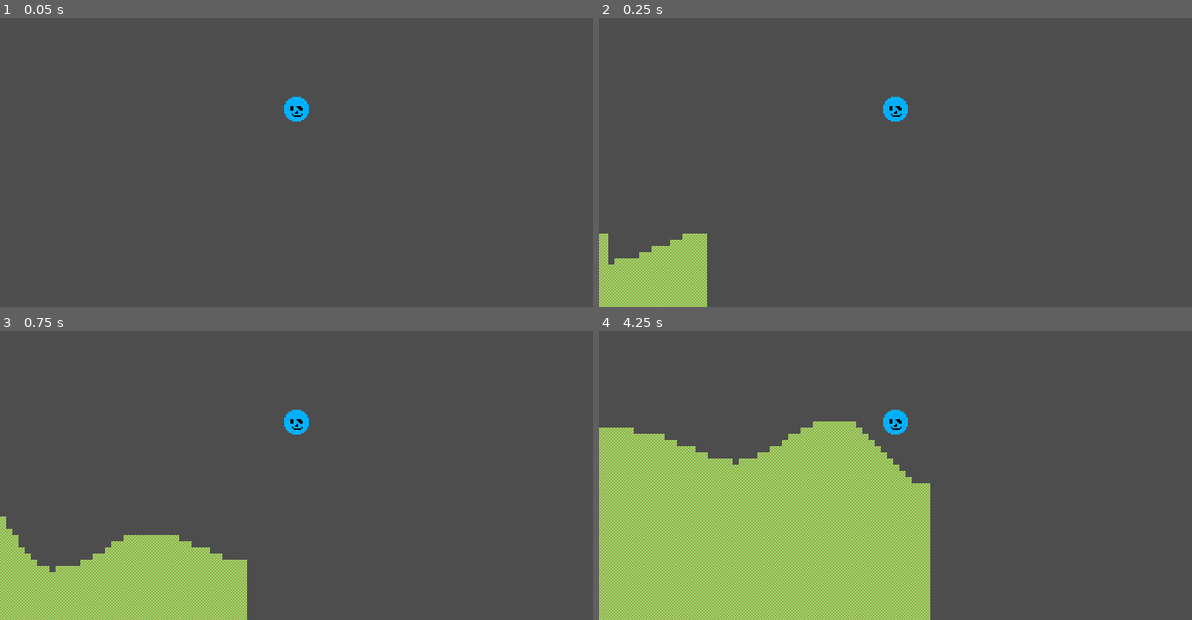
Above: before the commit, frames 1-4 (two rows, left to right).
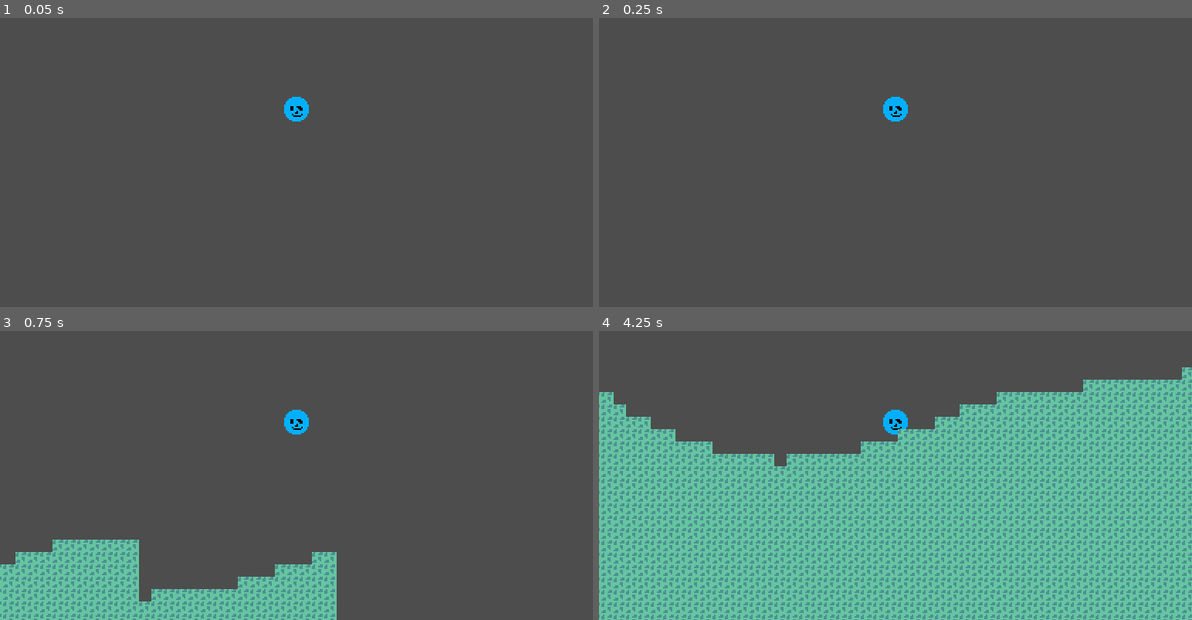
Above: after the commit, the same moments.

Repository: LordOfCheese1/sandbox_project
Game: Godot game, scene res://scenes/world.tscn
The game is run twice, just before and just after one commit, with the same random seed, the same clock (stepped at 60 frames per second) and the same inputs.
Inputs (mouse positions are in pixels of both pictures, inside the frame that each line leads up to):
- Up to frame 1 (0.05 s): no input
- Up to frame 2 (0.25 s): no input
- Up to frame 3 (0.75 s): move the mouse to (426, 403) at 0.52 s; hold D (right) from 0.53 s (still down); hold Right mouse button (test) from 0.53 s (still down)
- Up to frame 4 (4.25 s): tap Space (jump) at 0.77, 1.52, 3.02, 3.5, 3.77 s; move the mouse to (776, 440) at 1.27 s; release Right mouse button (test) at 1.28 s; right-click (776, 440) at 1.35 s; move the mouse to (954, 333) at 2.02 s; release D (right) at 2.03 s; hold A (left) 2.03-2.78 s; hold Right mouse button (test) 2.03-2.78 s; tap Enter at 2.75 s; move the mouse to (865, 501) at 2.77 s; hold D (right) from 2.78 s (still down); right-click (865, 501) at 2.85 s; move the mouse to (1073, 481) at 3.52 s; hold Right mouse button (test) from 3.53 s (still down)

Frame 1 is identical in both runs. In frame 2, 3.9% of the frame differs, in the area x 0-19%, y 74-100%; in frame 3, 14%; in frame 4, 71%, in the area x 0-100%, y 12-100%.

Commit message:
New parameters, tile size went from 4 to 8, got rid of flatlands

Diff:
--- a/prefabs/characters/player.tscn
+++ b/prefabs/characters/player.tscn
@@ -14,3 +14,5 @@
 
 [node name="CollisionShape2D" type="CollisionShape2D" parent="."]
 shape = SubResource("CircleShape2D_pevvy")
+
+[node name="Camera2D" type="Camera2D" parent="."]
--- a/prefabs/world/world_tiles.tscn
+++ b/prefabs/world/world_tiles.tscn
@@ -5,31 +5,31 @@
 
 [sub_resource type="TileSetAtlasSource" id="TileSetAtlasSource_p1ksy"]
 texture = ExtResource("1_4mylr")
-texture_region_size = Vector2i(4, 4)
+texture_region_size = Vector2i(8, 8)
 0:0/0 = 0
 0:0/0/physics_layer_0/linear_velocity = Vector2(0, 0)
 0:0/0/physics_layer_0/angular_velocity = 0.0
-0:0/0/physics_layer_0/polygon_0/points = PackedVector2Array(-2, -2, 2, -2, 2, 2, -2, 2)
+0:0/0/physics_layer_0/polygon_0/points = PackedVector2Array(-4, -4, 4, -4, 4, 4, -4, 4)
 1:0/0 = 0
 1:0/0/physics_layer_0/linear_velocity = Vector2(0, 0)
 1:0/0/physics_layer_0/angular_velocity = 0.0
-1:0/0/physics_layer_0/polygon_0/points = PackedVector2Array(-2, -2, 2, -2, 2, 2, -2, 2)
+1:0/0/physics_layer_0/polygon_0/points = PackedVector2Array(-4, -4, 4, -4, 4, 4, -4, 4)
+0:1/0 = 0
+0:1/0/physics_layer_0/linear_velocity = Vector2(0, 0)
+0:1/0/physics_layer_0/angular_velocity = 0.0
+0:1/0/physics_layer_0/polygon_0/points = PackedVector2Array(-4, -4, 4, -4, 4, 4, -4, 4)
 1:1/0 = 0
 1:1/0/physics_layer_0/linear_velocity = Vector2(0, 0)
 1:1/0/physics_layer_0/angular_velocity = 0.0
-1:1/0/physics_layer_0/polygon_0/points = PackedVector2Array(-2, -2, 2, -2, 2, 2, -2, 2)
-0:1/0 = 0
-0:1/0/physics_layer_0/linear_velocity = Vector2(0, 0)
-0:1/0/physics_layer_0/angular_velocity = 0.0
-0:1/0/physics_layer_0/polygon_0/points = PackedVector2Array(-2, -2, 2, -2, 2, 2, -2, 2)
+1:1/0/physics_layer_0/polygon_0/points = PackedVector2Array(-4, -4, 4, -4, 4, 4, -4, 4)
 
 [sub_resource type="TileSet" id="TileSet_agt46"]
-tile_size = Vector2i(4, 4)
+tile_size = Vector2i(8, 8)
 physics_layer_0/collision_layer = 1
 sources/0 = SubResource("TileSetAtlasSource_p1ksy")
 
 [node name="world_tiles" type="TileMap"]
 tile_set = SubResource("TileSet_agt46")
-cell_quadrant_size = 4
+cell_quadrant_size = 8
 format = 2
 script = ExtResource("2_xs2wk")
--- a/project.godot
+++ b/project.godot
@@ -18,6 +18,7 @@
 [autoload]
 
 Globals="*res://prefabs/autoloads/globals.tscn"
+Sandmath="*res://prefabs/autoloads/sandmath.tscn"
 
 [display]
 
--- a/scenes/world.tscn
+++ b/scenes/world.tscn
@@ -6,8 +6,5 @@
 [node name="world" type="Node2D"]
 
 [node name="player" parent="." instance=ExtResource("2_0ux05")]
-position = Vector2(186, 15)
-
-[node name="Camera2D" type="Camera2D" parent="player"]
 
 [node name="world_tiles" parent="." instance=ExtResource("1_opf06")]
--- a/scripts/autoloads/sandmath.gd
+++ b/scripts/autoloads/sandmath.gd
@@ -1 +1,23 @@
 extends Node2D
+
+
+func biased_randi_range(from : int, to : int, bias_towards : int, bias_intensity = 0, number_seed = 0):
+	seed(number_seed)
+	var current_closest_result = randi_range(from, to)
+	for i in bias_intensity:
+		seed(number_seed + (i + 1))
+		var new_result = randi_range(from, to)
+		if abs(new_result - bias_towards) < (current_closest_result - bias_towards):
+			current_closest_result = new_result
+	return current_closest_result
+
+
+func biased_randf_range(from : float, to : float, bias_towards : float, bias_intensity = 0, number_seed = 0):
+	seed(number_seed)
+	var current_closest_result = randf_range(from, to)
+	for i in bias_intensity:
+		seed(number_seed + (i + 1))
+		var new_result = randf_range(from, to)
+		if abs(new_result - bias_towards) < (current_closest_result - bias_towards):
+			current_closest_result = new_result
+	return current_closest_result
--- a/scripts/world/world_tiles.gd
+++ b/scripts/world/world_tiles.gd
@@ -1,12 +1,12 @@
 extends TileMap
 
 const SURFACE_HEIGHT = 36
-const CURVE_POINT_DISTANCE = 16
+const CURVE_POINT_DISTANCE = 24
 const CHUNK_SIZE = 16
 const MAX_ACTIVE_CHUNKS = 8 # This squared is the final amount of chunks
+const TILE_SIZE = 8
 
 var chunk_queue = []
-var world_seed = 1
 var active_chunks = [] # this uses the chunk origin, so top left, a chunk is 16*16 tiles or 64*64 pixels
 var deletion_queue = []
 
@@ -15,7 +15,7 @@
 	clear()
 
 
-func _physics_process(delta):
+func _process(_delta):
 	generate_based_on_playerpos()
 
 	var temp_removed_chunk_amt = 0
@@ -23,7 +23,7 @@
 	for i in len(active_chunks):
 		var chunk = active_chunks[i - temp_removed_chunk_amt]
 		# check if distance to player is higher than max active chunks
-		if abs(chunk.x - Globals.player_pos.x) + abs(chunk.y - Globals.player_pos.y) > CHUNK_SIZE * MAX_ACTIVE_CHUNKS * 4:
+		if abs(chunk.x - Globals.player_pos.x) + abs(chunk.y - Globals.player_pos.y) > CHUNK_SIZE * MAX_ACTIVE_CHUNKS * TILE_SIZE:
 			# queue chunk for deletion and remove from active chunks, temp_removed_chunk_amt exists to not reference nonexistent indexes
 			queue_chunk_deletion(active_chunks[i- temp_removed_chunk_amt])
 			active_chunks.remove_at(i - temp_removed_chunk_amt)
@@ -51,15 +51,15 @@
 func generate_chunk_by_pos(pos : Vector2):
 	for x in range(CHUNK_SIZE):
 		for y in range(CHUNK_SIZE):
-			var real_pos = Vector2(pos.x / 4 + x, pos.y / 4 + y)
+			var real_pos = Vector2(pos.x / TILE_SIZE + x, pos.y / TILE_SIZE + y)
 			if real_pos.y > get_curve_surface(real_pos):
-				set_cell(0, Vector2(real_pos.x, real_pos.y), 0, Vector2(0, 0), 0)
+				set_cell(0, Vector2(real_pos.x, real_pos.y), 0, Vector2(0, 1), 0)
 
 
 func clear_chunk_by_pos(pos : Vector2):
 	for x in range(CHUNK_SIZE):
 		for y in range(CHUNK_SIZE):
-			var real_pos = Vector2(pos.x / 4 + x, pos.y / 4 + y)
+			var real_pos = Vector2(pos.x / TILE_SIZE + x, pos.y / TILE_SIZE + y)
 			set_cell(0, real_pos, -1, Vector2(-1, -1), -1)
 
 
@@ -80,8 +80,7 @@
 
 
 func generate_y_height_for_x(x : float):
-	seed(clamp(x, -(2**16), 2**16) + world_seed)
-	return randi_range(SURFACE_HEIGHT - 10, SURFACE_HEIGHT + 10)
+	return Sandmath.biased_randi_range(SURFACE_HEIGHT - 20, SURFACE_HEIGHT + 20, 0, 4, x + Globals.world_seed)
 
 
 func cerp(a, b, transition_value : float): # transition value ranges from 0 to 1
@@ -90,11 +89,11 @@
 
 
 func generate_based_on_playerpos():
-	var current_centre = Vector2(snapped(Globals.player_pos.x, CHUNK_SIZE * 4), snapped(Globals.player_pos.y, CHUNK_SIZE * 4)) # snapped to 64 because 16(chunk size) * 4(tile size)
+	var current_centre = Vector2(snapped(Globals.player_pos.x, CHUNK_SIZE * TILE_SIZE), snapped(Globals.player_pos.y, CHUNK_SIZE * TILE_SIZE)) # snapped to 64 because 16(chunk size) * 4(tile size)
 	# go through all possible chunk positions around the player pos
 	for x in MAX_ACTIVE_CHUNKS:
 		for y in MAX_ACTIVE_CHUNKS:
-			var chunk = Vector2(current_centre.x + (x - snapped(MAX_ACTIVE_CHUNKS / 2, 1)) * CHUNK_SIZE * 4, current_centre.y + (y - snapped(MAX_ACTIVE_CHUNKS / 2, 1)) * CHUNK_SIZE * 4)
+			var chunk = Vector2(current_centre.x + (x - snapped(MAX_ACTIVE_CHUNKS / 2, 1)) * CHUNK_SIZE * TILE_SIZE, current_centre.y + (y - snapped(MAX_ACTIVE_CHUNKS / 2, 1)) * CHUNK_SIZE * TILE_SIZE)
 			# if chunk is not already present, queue creation of that chunk
 			if active_chunks.has(chunk) or chunk_queue.has(chunk):
 				pass
Binary file changed: textures/world_tiles.png
